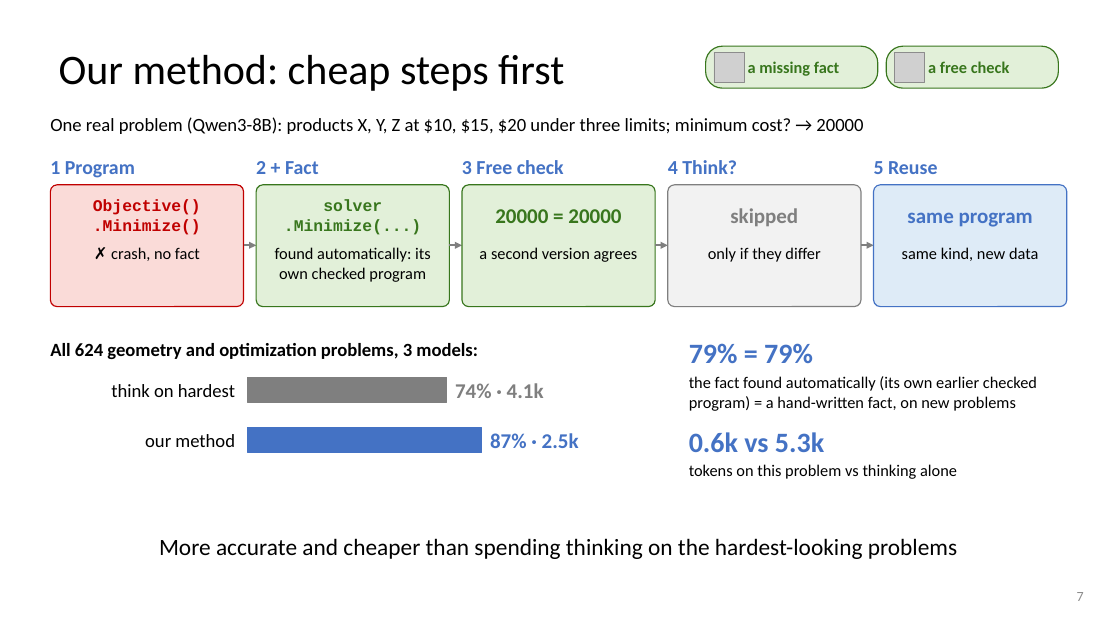
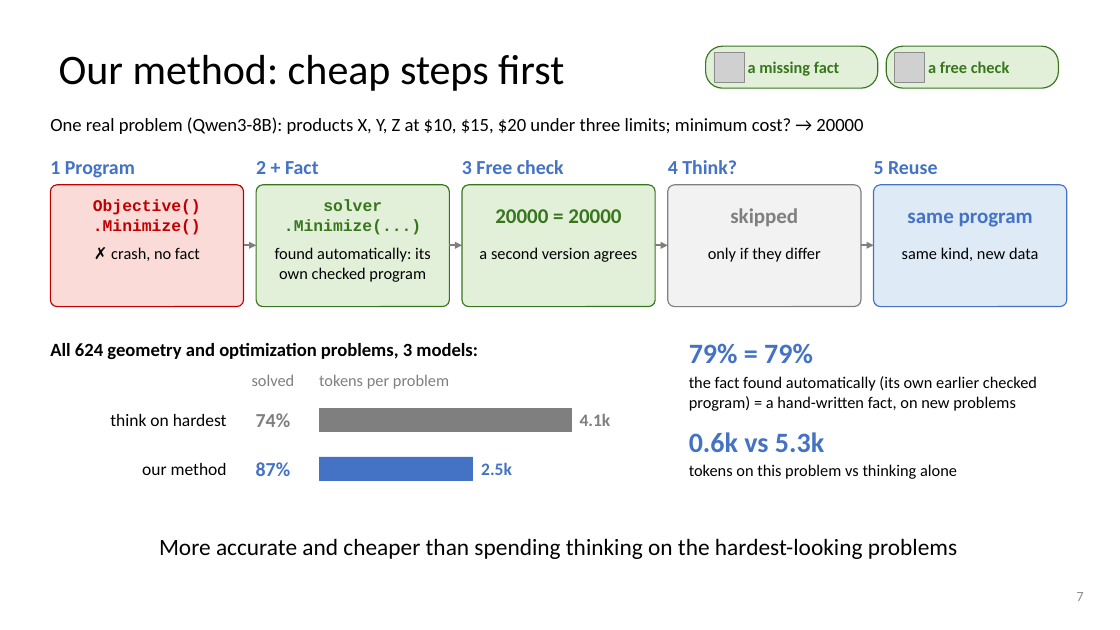
Before and after one commit to dlwns147/CSED490E_Project_Team5, a slide deck: slide 7 of PROPOSAL_slides.pptx. Drawn at 1120x630 pixels with LibreOffice and Linux fonts; fonts in the diff are those of the drawing; grey boxes stand for pictures. Boxes give left, top, right and bottom in pixels: in the first picture for what was removed or moved away, otherwise in the second. Text is boxed around its words. In the diff, an @@ line names an element or a change of style, - is before the commit and + after.

```diff
--- a/PROPOSAL_slides.pptx
+++ b/PROPOSAL_slides.pptx
@@ rectangle removed at (x1=248, y1=377, x2=447, y2=402) @@
@@ text added at (x1=252, y1=374, x2=295, y2=386), 14 pt, text #7F7F7F @@
+solved
@@ text added at (x1=319, y1=374, x2=449, y2=389), 14 pt, text #7F7F7F @@
+tokens per problem
@@ text "think on hardest" at (x1=110, y1=414, x2=227, y2=426): size 16 to 15 pt @@
@@ text "think on hardest" moved from (x1=111, y1=384, x2=235, y2=397) to (x1=110, y1=414, x2=227, y2=426) @@
@@ text added at (x1=256, y1=413, x2=291, y2=427), 17 pt, text #7F7F7F, bold @@
+74%
@@ rectangle resized from (x1=248, y1=428, x2=481, y2=453) to (x1=319, y1=408, x2=571, y2=432) @@
@@ rectangle at (x1=319, y1=408, x2=571, y2=432): fill #4472C4 to #7F7F7F; outline #4472C4 0.5 pt to #7F7F7F 0.5 pt @@
@@ text at (x1=580, y1=414, x2=611, y2=426): text changed; size 18 to 15 pt @@
-74% · 4.1k
+4.1k
@@ text "our method" moved from (x1=145, y1=434, x2=235, y2=447) to (x1=142, y1=463, x2=227, y2=475) @@
@@ text "our method" at (x1=142, y1=463, x2=227, y2=475): size 16 to 15 pt @@
@@ text added at (x1=256, y1=462, x2=291, y2=476), 17 pt, text #4472C4, bold @@
+87%
@@ rectangle added at (x1=319, y1=457, x2=473, y2=481), fill #4472C4, outline #4472C4 0.5 pt @@
@@ text at (x1=481, y1=462, x2=512, y2=475): text changed; size 18 to 15 pt @@
-87% · 2.5k
+2.5k
```
Also in this commit, not shown: 7 other slides changed, 3 other files.
